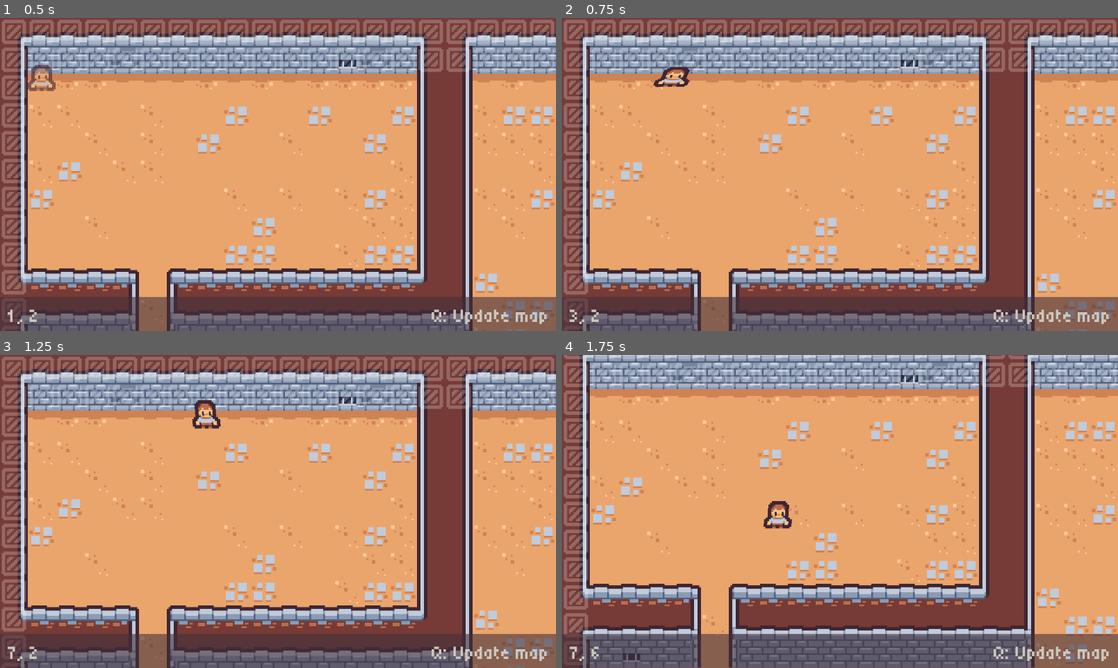
Above: before the commit, frames 1-4 (two rows, left to right).
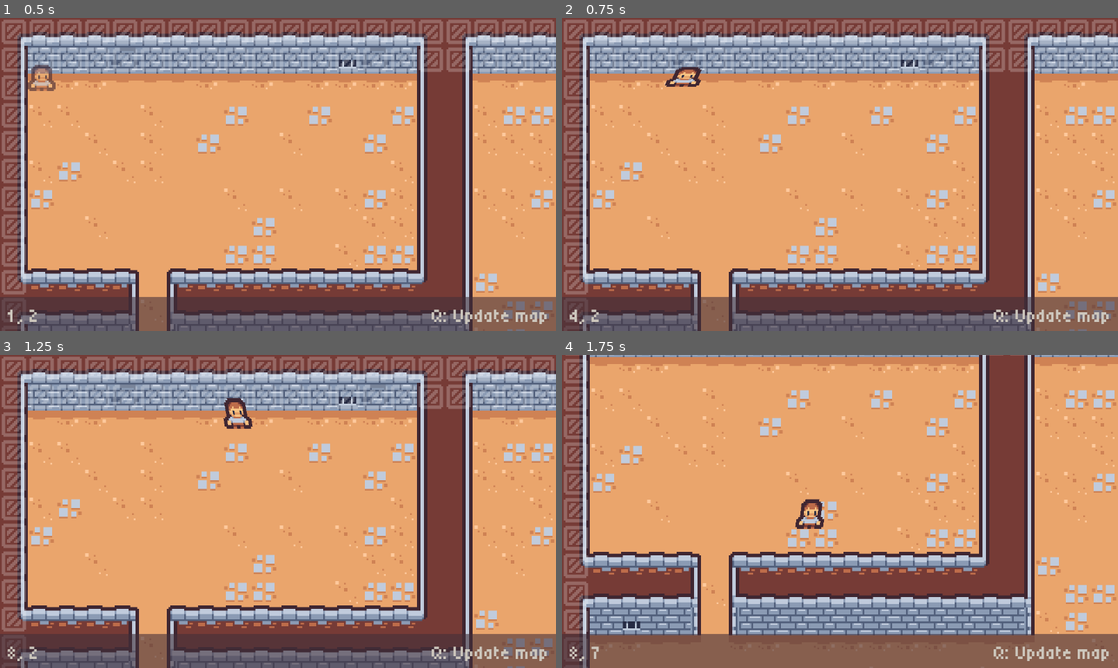
Above: after the commit, the same moments.

Repository: johnreybacal/dungeon-seo-solutions-inc
Game: Godot game, scene res://scenes/game.tscn
Same seed, same stepped clock (60 frames per second), same inputs: the game is played once before the commit and once after it.
Inputs (mouse positions are in pixels of both pictures, inside the frame that each line leads up to):
- Up to frame 1 (0.5 s): no input
- Up to frame 2 (0.75 s): move the mouse to (962, 158) at 0.52 s; hold D (move_right) from 0.53 s (still down); tap Space (dash) at 0.6 s; click (962, 158) at 0.67 s
- Up to frame 3 (1.25 s): keep holding D (move_right)
- Up to frame 4 (1.75 s): move the mouse to (728, 527) at 1.27 s; release D (move_right) at 1.28 s; hold S (move_down) from 1.28 s (still down); tap Space (dash) at 1.35 s

Frame 1 is identical in both runs. In frame 2, 0.4% of the frame differs, in the area x 1-26%, y 15-98%; in frame 3, 0.8%; in frame 4, 46%, in the area x 0-100%, y 0-100%.

Commit message:
improve enemy movement and attack | bullet time player alive check

Diff:
--- a/scenes/enemy.tscn
+++ b/scenes/enemy.tscn
@@ -8,6 +8,33 @@
 
 [sub_resource type="RectangleShape2D" id="RectangleShape2D_5uy6h"]
 size = Vector2(12, 10)
+
+[sub_resource type="Animation" id="Animation_c4w8v"]
+length = 0.001
+tracks/0/type = "value"
+tracks/0/imported = false
+tracks/0/enabled = true
+tracks/0/path = NodePath(".:position")
+tracks/0/interp = 1
+tracks/0/loop_wrap = true
+tracks/0/keys = {
+"times": PackedFloat32Array(0),
+"transitions": PackedFloat32Array(1),
+"update": 0,
+"values": [Vector2(0, 0)]
+}
+tracks/1/type = "value"
+tracks/1/imported = false
+tracks/1/enabled = true
+tracks/1/path = NodePath(".:rotation")
+tracks/1/interp = 1
+tracks/1/loop_wrap = true
+tracks/1/keys = {
+"times": PackedFloat32Array(0),
+"transitions": PackedFloat32Array(1),
+"update": 0,
+"values": [-0.7853982]
+}
 
 [sub_resource type="Animation" id="Animation_5uy6h"]
 resource_name = "draw"
@@ -35,33 +62,6 @@
 "transitions": PackedFloat32Array(1, 1),
 "update": 0,
 "values": [-0.7853982, -1.5707964]
-}
-
-[sub_resource type="Animation" id="Animation_c4w8v"]
-length = 0.001
-tracks/0/type = "value"
-tracks/0/imported = false
-tracks/0/enabled = true
-tracks/0/path = NodePath(".:position")
-tracks/0/interp = 1
-tracks/0/loop_wrap = true
-tracks/0/keys = {
-"times": PackedFloat32Array(0),
-"transitions": PackedFloat32Array(1),
-"update": 0,
-"values": [Vector2(0, 0)]
-}
-tracks/1/type = "value"
-tracks/1/imported = false
-tracks/1/enabled = true
-tracks/1/path = NodePath(".:rotation")
-tracks/1/interp = 1
-tracks/1/loop_wrap = true
-tracks/1/keys = {
-"times": PackedFloat32Array(0),
-"transitions": PackedFloat32Array(1),
-"update": 0,
-"values": [-0.7853982]
 }
 
 [sub_resource type="AnimationLibrary" id="AnimationLibrary_xwavj"]
@@ -243,7 +243,6 @@
 radius = 6.0
 
 [sub_resource type="CircleShape2D" id="CircleShape2D_c4w8v"]
-radius = 11.0
 
 [node name="Enemy" type="CharacterBody2D" node_paths=PackedStringArray("vision_renderer")]
 z_index = 1
@@ -252,7 +251,7 @@
 motion_mode = 1
 script = ExtResource("1_5uy6h")
 vision_renderer = NodePath("VisionCone/VisionCone2D/VisionConeRenderer")
-alert_color = Color(1, 0, 0, 0.39215687)
+alert_color = Color(1, 0, 0, 0.19607843)
 
 [node name="Sprite2D" type="Sprite2D" parent="."]
 texture = ExtResource("1_md0e3")
@@ -311,11 +310,13 @@
 max_distance = 150.0
 collision_layer_mask = 5
 
+[node name="VisionConeRenderer" parent="VisionCone/VisionCone2D" index="0"]
+color = Color(0.43137255, 0.92941177, 0.2784314, 0.19607843)
+
 [node name="VisionConeArea" parent="VisionCone/VisionCone2D" index="1"]
 collision_mask = 4
 
 [node name="NavigationAgent2D" type="NavigationAgent2D" parent="."]
-target_desired_distance = 15.0
 
 [node name="AttackArea" type="Area2D" parent="."]
 collision_layer = 0
--- a/scripts/bullet_time_manager.gd
+++ b/scripts/bullet_time_manager.gd
@@ -2,6 +2,7 @@
 
 var audio_pitch_shift: AudioEffectPitchShift
 var bullet_timer: float = 0
+var is_player_alive := true
 
 signal on_bullet_time_end()
 
@@ -18,14 +19,16 @@
             on_bullet_time_end.emit()
 
 func start_bullet_time():
-    bullet_timer = .1
-    Engine.time_scale = 0.05
-    audio_pitch_shift.pitch_scale = 0.05
+    if is_player_alive:
+        bullet_timer = .1
+        Engine.time_scale = 0.05
+        audio_pitch_shift.pitch_scale = 0.05
 
-func stop_bullet_time():
+func stop_bullet_time(p_is_player_alive = true):
     bullet_timer = 0
     Engine.time_scale = 1
     audio_pitch_shift.pitch_scale = 1
+    is_player_alive = p_is_player_alive
 
 func is_bullet_time():
     return bullet_timer > 0
--- a/scripts/enemy.gd
+++ b/scripts/enemy.gd
@@ -13,18 +13,18 @@
 @onready var weapon: Node2D = $Sprite2D/Weapon
 @onready var weapon_sprite: Sprite2D = $Sprite2D/Weapon/Sprite2D
 @onready var weapon_animation_player: AnimationPlayer = $Sprite2D/Weapon/Sprite2D/AnimationPlayer
-@onready var attack_area_collider: CollisionShape2D = $AttackArea/CollisionShape2D
 
 @onready var hit_sfx: AudioStreamPlayer = $SFX/Hit
 
-var move_speed: float = 80
+var move_speed: float = 100
 
 var return_timer = 0
 var retarget_timer = .25
 var target: Node2D
 var target_in_sight: bool = false
 
-var is_attacking: bool = false
+var attack_duration: float
+var attack_direction: int
 
 var patrol_rotation = deg_to_rad(30)
 
@@ -38,6 +38,7 @@
     vision_cone.rotation = deg_to_rad(randi_range(0, 360))
     patrol_rotation *= 1 if randi_range(0, 1) == 1 else -1
     _set_attack_area_collider_disabled(true)
+    _set_attack_hit_area_collider_disabled.call_deferred(true)
 
     # Make sure to not await during _ready.
     actor_setup.call_deferred()
@@ -55,7 +56,7 @@
 func _physics_process(delta: float) -> void:
     if is_dying:
         velocity += get_gravity() * (delta / 2)
-        rotate(dying_rotation)
+        rotate(dying_rotation * delta)
         move_and_slide()
         if position.y > 500:
             queue_free()
@@ -63,14 +64,17 @@
 
     if target_in_sight:
         vision_cone.look_at(target.position)
-        if is_attacking:
-            weapon.rotate(rad_360 * delta)
+        if attack_duration > 0:
+            weapon.rotate(rad_360 * delta * attack_direction * 5)
+            attack_duration -= delta
+            if attack_duration <= 0:
+                _set_attack_hit_area_collider_disabled.call_deferred(true)
         else:
             weapon.rotation = vision_cone.rotation + rad_360
         if retarget_timer > 0:
             retarget_timer -= delta
             if retarget_timer <= 0:
-                retarget_timer = .25
+                retarget_timer = .1
                 set_movement_target(target.position)
     else:
         if return_timer > 0:
@@ -82,7 +86,7 @@
         else:
             vision_cone.rotate(patrol_rotation * delta)
 
-    if navigation_agent.is_navigation_finished():
+    if navigation_agent.is_navigation_finished() or attack_duration > 0:
         animation_player.play("RESET")
         return
 
@@ -114,7 +118,7 @@
         vision_renderer.color = original_color
         weapon_animation_player.play("RESET")
         weapon.rotation = 0
-        is_attacking = false
+        attack_duration = 0
         _set_attack_area_collider_disabled.call_deferred(true)
 
 
@@ -123,22 +127,28 @@
     z_index += 10
     var x = randf_range(0, -100 if source_position.x > position.x else 100)
     velocity = Vector2(x, -200)
-    dying_rotation = deg_to_rad(-10) if x < 0 else deg_to_rad(10)
+    dying_rotation = deg_to_rad(-720) if x < 0 else deg_to_rad(720)
     collision_layer = 0
     collision_mask = 0
     is_dying = true
     animation_player.play("RESET")
+    _set_attack_area_collider_disabled.call_deferred(true)
+    _set_attack_hit_area_collider_disabled.call_deferred(true)
 
 func _on_attack_area_body_entered(body: Node2D) -> void:
-    if body is Player and target_in_sight:
-        is_attacking = true
-        if target_in_sight:
-            BulletTimeManager.start_bullet_time()
+    if body is Player:
+        _set_attack_hit_area_collider_disabled.call_deferred(false)
+        attack_direction = 1 if position.x < target.position.x else -1
+        attack_duration = .2
+        BulletTimeManager.start_bullet_time()
 
 func _on_attack_hit_area_body_entered(body: Node2D) -> void:
-    if body is Player and target_in_sight:
+    if body is Player:
         body.die(position)
         hit_sfx.play()
 
 func _set_attack_area_collider_disabled(disabled: bool):
-    attack_area_collider.disabled = disabled
+    $AttackArea/CollisionShape2D.disabled = disabled
+
+func _set_attack_hit_area_collider_disabled(disabled: bool):
+    $Sprite2D/Weapon/Sprite2D/AttackHitArea/CollisionShape2D.disabled = disabled
--- a/scripts/player.gd
+++ b/scripts/player.gd
@@ -25,7 +25,7 @@
 func _physics_process(delta: float) -> void:
     if is_dying:
         velocity += get_gravity() * (delta / 2)
-        rotate(dying_rotation)
+        rotate(dying_rotation * delta)
         move_and_slide()
         return
 
@@ -57,11 +57,11 @@
     if Input.is_action_just_pressed("dash") and dash_cooldown <= 0:
         is_dashing = true
         dash_direction = last_direction
-        dash_duration = .15
+        dash_duration = .2
         dash_cooldown = .5
 
     if is_dashing:
-        velocity = dash_direction.normalized() * move_speed * 2.5
+        velocity = dash_direction.normalized() * move_speed * 3
     else:
         velocity = move_vector.normalized() * move_speed
     move_and_slide()
@@ -92,11 +92,11 @@
     triggered.emit()
 
 func die(source_position: Vector2):
-    BulletTimeManager.stop_bullet_time()
+    BulletTimeManager.stop_bullet_time(false)
     z_index += 10
     var x = randf_range(0, -100 if source_position.x > position.x else 100)
     velocity = Vector2(x, -200)
-    dying_rotation = deg_to_rad(-10) if x < 0 else deg_to_rad(10)
+    dying_rotation = deg_to_rad(-720) if x < 0 else deg_to_rad(720)
     collision_layer = 0
     collision_mask = 0
     is_dying = true
